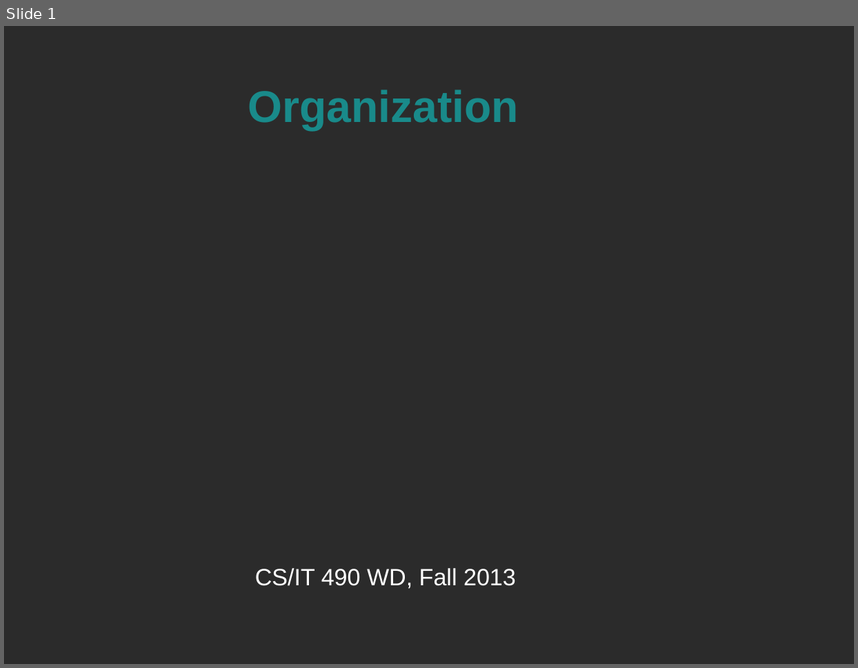
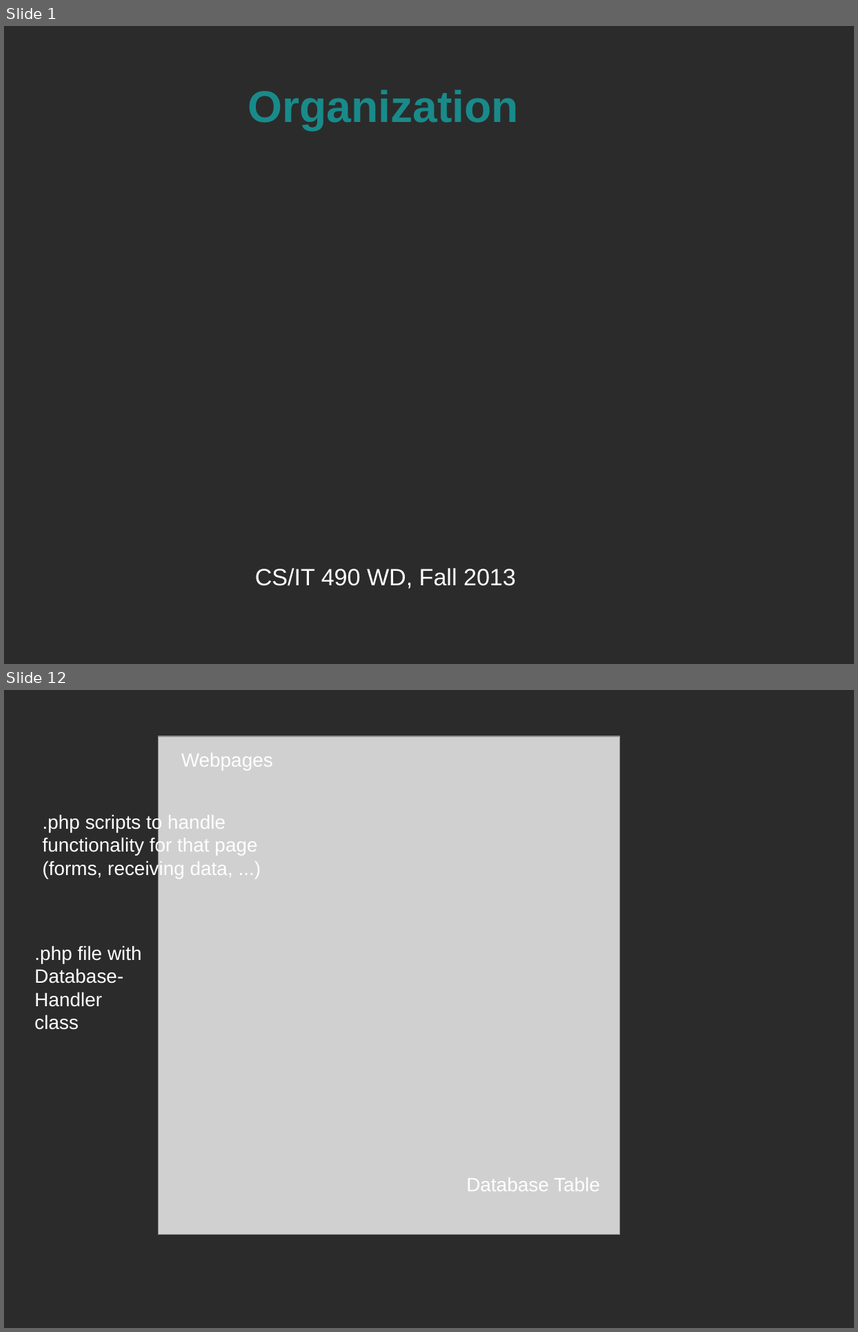
Before and after one commit to spellbindguy/Web-Development, a slide deck: Lectures/05 PHP/Organization.odp. Shown one above the other, each under a label of ours: slide 1 before the commit, slides 1 and 12 after it; the slides between them are not shown. The pictures are 858x668 and 858x1332 pixels, drawn with LibreOffice and Linux fonts; fonts in the diff are those of the drawing; grey boxes stand for pictures; background and template pictures are left out; a plain dark background stands for a picture behind light text. Boxes give left, top, right and bottom in pixels: in the first picture for what was removed or moved away, otherwise in the second. Text is boxed around its words. In the diff, an @@ line names an element or a change of style, - is before the commit and + after.

```diff
--- a/Lectures/05 PHP/Organization.odp
+++ b/Lectures/05 PHP/Organization.odp
@@ slide 12 added at (4, 690, 854, 1328), background picture (left out) @@
@@ picture added at (159, 736, 620, 1234) @@
@@ text added at (181, 753, 273, 770), 18 pt, text #FFFFFF @@
+Webpages
@@ text added at (43, 814, 257, 878), 18 pt, text #FFFFFF @@
+.php scripts to handle functionality for that page (forms, receiving data, ...)
@@ text added at (34, 945, 142, 1029), 18 pt, text #FFFFFF @@
+.php file with Database-Handler class
@@ text added at (466, 1177, 600, 1191), 18 pt, text #FFFFFF @@
+Database Table
```
Also in this commit, not shown: 22 other slides added, 2 slides removed, 1 other file.
